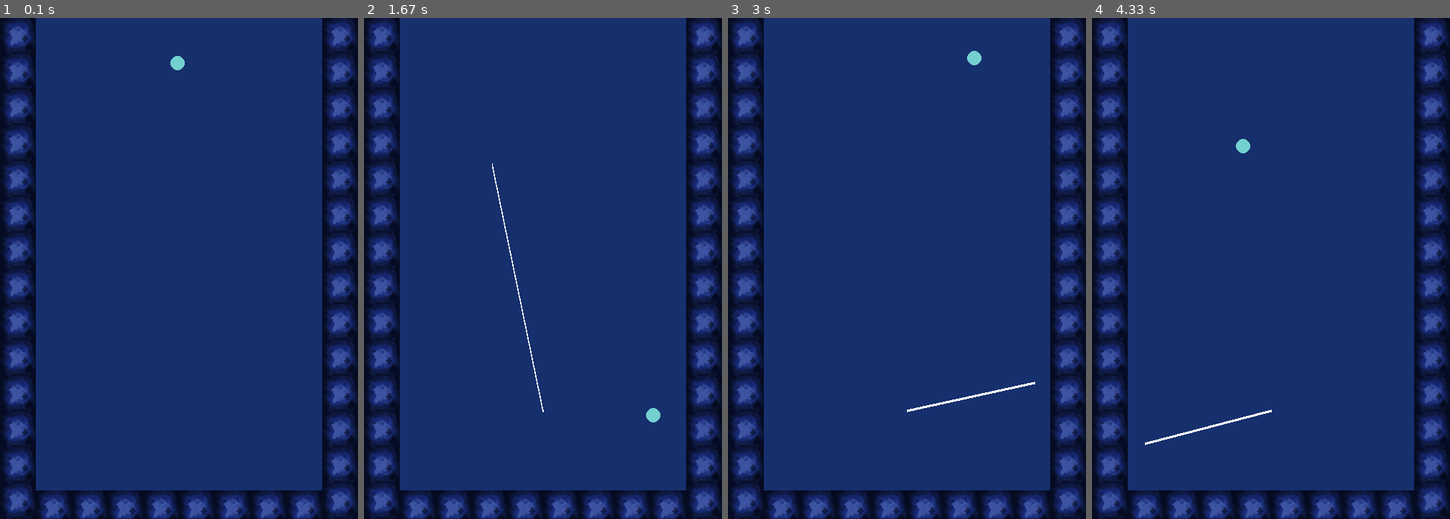
Above: before the commit, frames 1-4 (left to right).
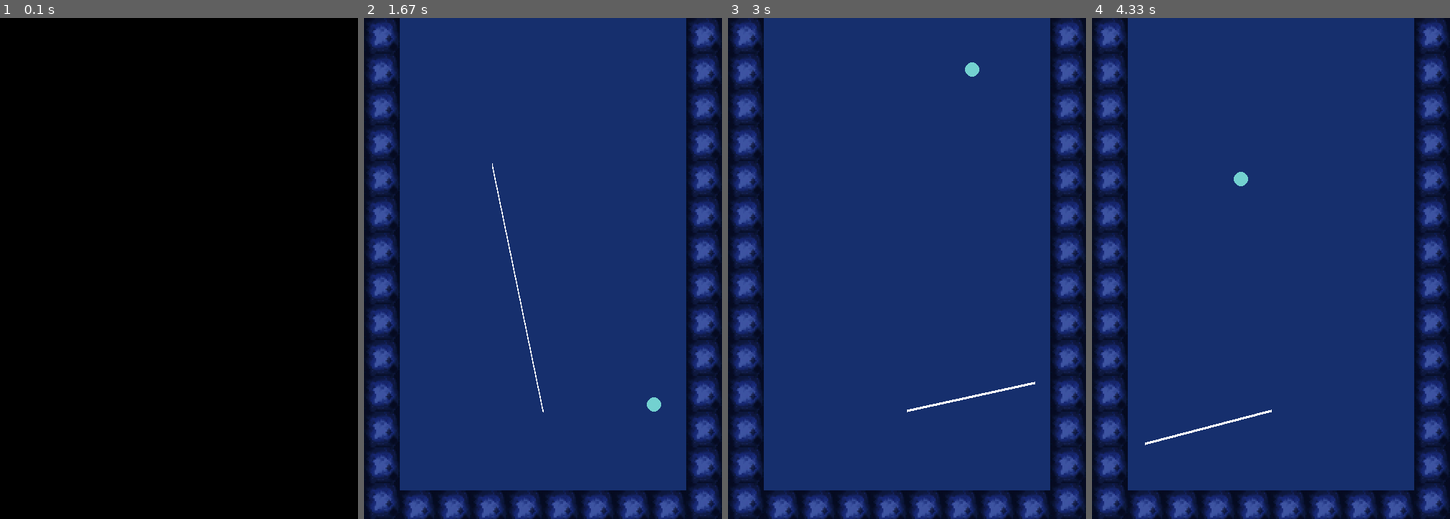
Above: after the commit, the same moments.

Repository: insper-classroom/devlife-23-1-projeto-pygame-esther_nina
Game: pygame game, started from code/jogo.py
Same seed, same stepped clock (60 frames per second), same inputs: the game is played once before the commit and once after it.
Inputs (mouse positions are in pixels of both pictures, inside the frame that each line leads up to):
- Up to frame 1 (0.1 s): no input
- Up to frame 2 (1.67 s): press the mouse at (543, 413) at 0.37 s; move the mouse to (485, 303) at 0.47 s; release the mouse at (432, 193) at 0.6 s; press the mouse at (543, 413) at 0.7 s; move the mouse to (496, 248) at 0.8 s; release the mouse at (449, 83) at 0.93 s; press the mouse at (543, 413) at 1.03 s; move the mouse to (546, 368) at 1.13 s; release the mouse at (546, 323) at 1.27 s; press the mouse at (543, 413) at 1.37 s; move the mouse to (517, 288) at 1.47 s; release the mouse at (492, 163) at 1.6 s
- Up to frame 3 (3 s): press the mouse at (907, 413) at 1.7 s; move the mouse to (838, 283) at 1.8 s; release the mouse at (770, 158) at 1.93 s; press the mouse at (907, 413) at 2.03 s; move the mouse to (849, 308) at 2.13 s; release the mouse at (796, 203) at 2.27 s; press the mouse at (907, 413) at 2.37 s; move the mouse to (914, 328) at 2.47 s; release the mouse at (921, 248) at 2.6 s; press the mouse at (907, 413) at 2.7 s; move the mouse to (971, 398) at 2.8 s; release the mouse at (1035, 383) at 2.93 s
- Up to frame 4 (4.33 s): press the mouse at (1271, 413) at 3.03 s; move the mouse to (1231, 293) at 3.13 s; release the mouse at (1192, 178) at 3.27 s; press the mouse at (1271, 413) at 3.37 s; move the mouse to (1253, 328) at 3.47 s; release the mouse at (1235, 248) at 3.6 s; press the mouse at (1271, 413) at 3.7 s; move the mouse to (1235, 278) at 3.8 s; release the mouse at (1202, 148) at 3.93 s; press the mouse at (1271, 413) at 4.03 s; move the mouse to (1206, 428) at 4.13 s; release the mouse at (1145, 443) at 4.27 s

The runs differ from the first frame. In frame 1, 100% of the frame differs, in the area x 0-100%, y 0-100%; in frame 2, 0.2%; in frame 3, 0.2%; in frame 4, 0.2%.

Commit message:
ta dando errado, mas vou dar commit

Diff:
--- a/code/funcoes.py
+++ b/code/funcoes.py
@@ -12,6 +12,8 @@
         self.cor_bolinha = (120, 148, 204)
         self.cor_plat = (7, 15, 33)
         self.clicou =  False
+        self.pos_inicial_linha = (0, 0)
+        self.pos_final_linha = (0, 0)
         # Calcular a posição do jogador após pingar
         self.bolinha_pos = [240, 50]
         self.bolinha_vel = [100, 150]
@@ -72,7 +74,6 @@
                     elif self.pos_inicial_linha[1] > 650:
                         self.pos_inicial_linha[1] =  650
 
-
             if evento.type == pygame.MOUSEBUTTONUP:
                 if evento.button == 1:
                     # Apenas após o mouse é solto que a linha pode ser desenhada
@@ -133,8 +134,7 @@
         self.coordenadas_final = coordenada_final
         Plataformas.plataformas_anteriores.append(self)
 
-    def desenha_plataforma( window):
-
+    def desenha_plataforma(window):
         for plataforma in Plataformas.plataformas_anteriores:
                 pygame.draw.polygon(window, plataforma.cor, (plataforma.coordenadas_comeco, plataforma.coordenadas_final, (plataforma.coordenadas_final[0], plataforma.coordenadas_final[1] - 3), (plataforma.coordenadas_comeco[0], plataforma.coordenadas_comeco[1] -3)))
 
@@ -177,7 +177,7 @@
                 else:
                     return 'flip'
             else:
-                if vel_bola>0:
+                if vel_bola > 0:
                     return 'continua'
                 else:
                     return 'flip'
@@ -186,4 +186,35 @@
 
 class TelaInicio:
     def __init__(self):
-        self.imagem_fundo = pygame.image.load('minerando 2.jpeg')
+        self.tamanho_tela = [500, 700]
+        self.window = pygame.display.set_mode(self.tamanho_tela)
+        self.imagem_inicio = pygame.image.load('minerando 2.jpeg')
+        pygame.transform.scale(self.imagem_inicio, (700, 700))
+        self.jogo = Jogo()
+
+    def colisao_ponto_retangulo(self, pontox, pontoy, rectx, recty, rectw, recth):
+        if rectx <= pontox <= (rectx + rectw) and recty <= pontoy <= (recty + recth):
+            return True
+        else:
+            return False
+
+    def atualiza_tela(self):
+        for evento in pygame.event.get():
+            if evento.type == pygame.QUIT:
+                return False
+            elif evento.type == pygame.MOUSEBUTTONDOWN:
+                self.coordenadas_clique = pygame.mouse.get_pos()
+                if self.colisao_ponto_retangulo(self.coordenadas_clique[0], self.coordenadas_clique[1], 150, 500, 200, 100):
+                    self.jogo.game_loop()
+        return True
+
+    def desenha_tela_inicio(self):
+        self.window.blit(self.imagem_inicio, (100, 0))
+        pygame.draw.rect(self.window, (200, 245, 247), (150, 500, 200, 100))
+
+    def inicio_loop(self):
+        inicio = True
+        while inicio:
+            inicio = self.atualiza_tela()
+            if inicio:
+                self.desenha_tela_inicio()
--- a/code/jogo.py
+++ b/code/jogo.py
@@ -1,4 +1,4 @@
-from funcoes import Jogo
+from funcoes import *
 
-game = Jogo()
-game.game_loop()
+game = TelaInicio()
+game.inicio_loop()
